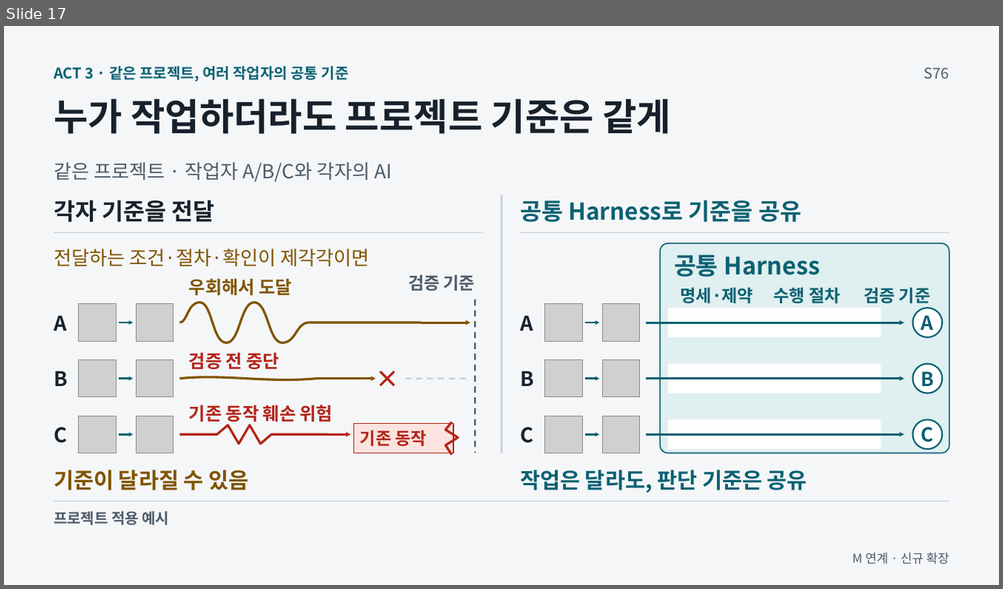
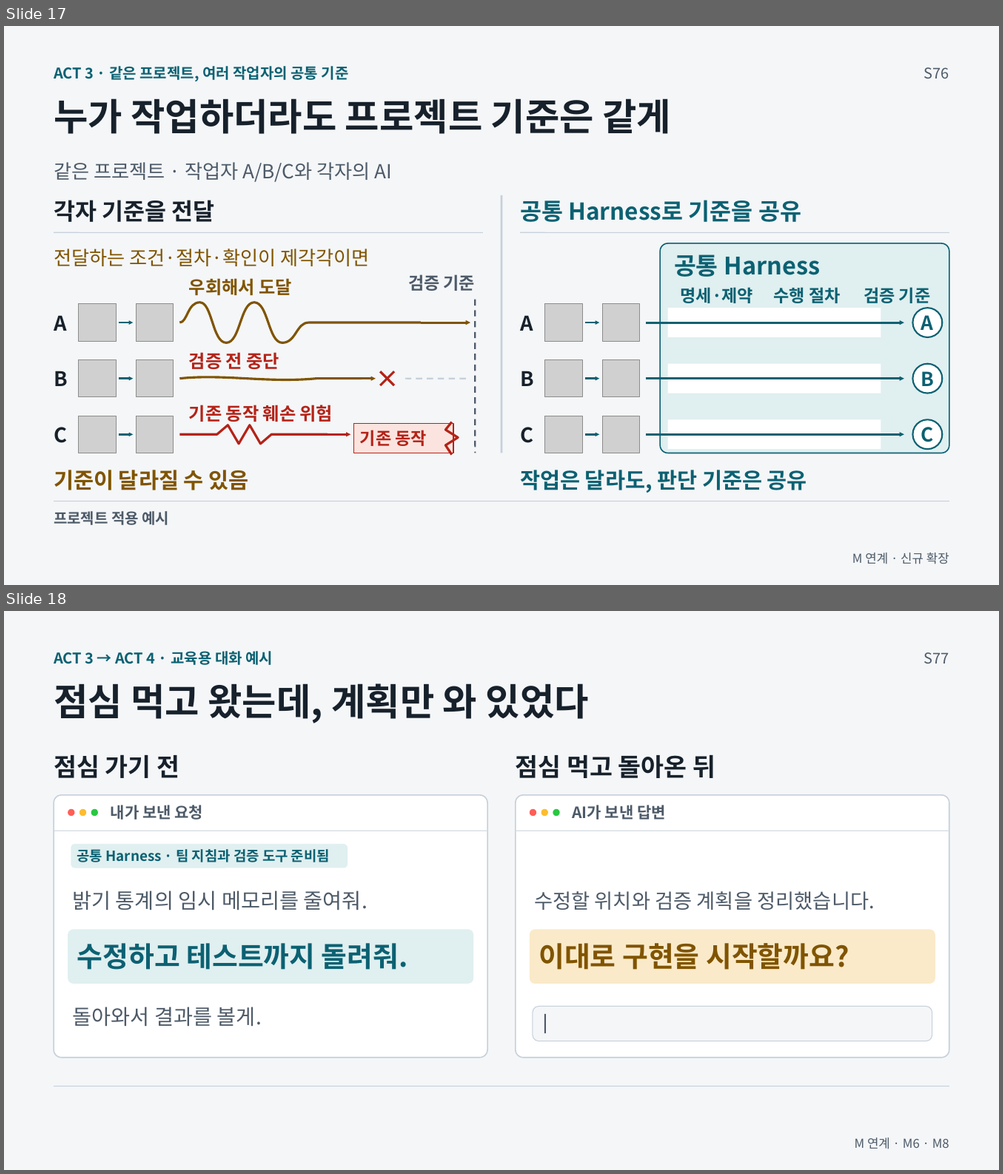
Before and after one commit to GideokKim/ai-dev-training, a slide deck: production/ACT_3.pptx. Shown one above the other, each under a label of ours: slide 17 before the commit, slides 17 and 18 after it. The pictures are 1003x589 and 1003x1174 pixels, drawn with LibreOffice and Linux fonts; fonts in the diff are those of the drawing; grey boxes stand for pictures. Boxes give left, top, right and bottom in pixels: in the first picture for what was removed or moved away, otherwise in the second. Text is boxed around its words. In the diff, an @@ line names an element or a change of style, - is before the commit and + after.

```diff
--- a/production/ACT_3.pptx
+++ b/production/ACT_3.pptx
@@ slide 18 added at <box>4,611,999,1170</box>, background #F4F6F8 @@
@@ text added at <box>54,651,273,665</box>, 14.2 pt, text #0B6172, bold @@
+ACT 3 → ACT 4 · 교육용 대화 예시
@@ text added at <box>924,652,949,664</box>, 14.2 pt, text #4D5A68 @@
+S77
@@ text added at <box>54,684,589,723</box>, 36 pt, text #17212B, bold @@
+점심 먹고 왔는데, 계획만 와 있었다
@@ text added at <box>54,755,179,778</box>, 24 pt, text #17212B, bold @@
+점심 가기 전
@@ text added at <box>515,755,715,778</box>, 24 pt, text #17212B, bold @@
+점심 먹고 돌아온 뒤
@@ rounded rectangle added at <box>54,795,487,1058</box>, fill #FFFFFF, outline #C7D0DA 1.13 pt @@
@@ ellipse added at <box>68,809,74,816</box>, fill #FF5F57 @@
@@ ellipse added at <box>79,809,86,816</box>, fill #FEBC2E @@
@@ ellipse added at <box>91,809,98,816</box>, fill #28C840 @@
@@ text added at <box>111,805,204,820</box>, 15 pt, text #4D5A68, bold @@
+내가 보낸 요청
@@ rounded rectangle added at <box>515,795,948,1058</box>, fill #FFFFFF, outline #C7D0DA 1.13 pt @@
@@ ellipse added at <box>529,809,536,816</box>, fill #FF5F57 @@
@@ ellipse added at <box>541,809,548,816</box>, fill #FEBC2E @@
@@ ellipse added at <box>552,809,559,816</box>, fill #28C840 @@
@@ text added at <box>572,805,666,820</box>, 15 pt, text #4D5A68, bold @@
+AI가 보낸 답변
@@ line added from (55, 831) to (486, 831), #C7D0DA 0.75 pt @@
@@ line added from (516, 831) to (948, 831), #C7D0DA 0.75 pt @@
@@ rounded rectangle added at <box>71,844,348,868</box>, fill #E0EFF0 @@
@@ text added at <box>77,849,330,863</box>, 13.5 pt, text #0B6172, bold @@
+공통 Harness · 팀 지침과 검증 도구 준비됨
@@ text added at <box>72,891,368,911</box>, 20.2 pt, text #4D5A68 @@
+밝기 통계의 임시 메모리를 줄여줘.
@@ text added at <box>534,891,874,910</box>, 19.5 pt, text #4D5A68 @@
+수정할 위치와 검증 계획을 정리했습니다.
@@ rounded rectangle added at <box>68,930,473,984</box>, fill #E0EFF0 @@
@@ text added at <box>77,943,407,970</box>, 27 pt, text #0B6172, bold @@
+수정하고 테스트까지 돌려줘.
@@ rounded rectangle added at <box>529,930,935,984</box>, fill #FAEAC9 @@
@@ text added at <box>538,943,848,970</box>, 27 pt, text #805400, bold @@
+이대로 구현을 시작할까요?
@@ text added at <box>72,1007,262,1027</box>, 20.2 pt, text #4D5A68 @@
+돌아와서 결과를 볼게.
@@ rounded rectangle added at <box>532,1006,931,1042</box>, fill #F4F6F8, outline #C7D0DA 0.75 pt @@
@@ rectangle added at <box>544,1014,546,1034</box>, fill #4D5A68 @@
@@ line added from (54, 1087) to (949, 1087), #C7D0DA 0.75 pt @@
@@ text added at <box>854,1138,949,1150</box>, 12 pt, text #4D5A68 @@
+M 연계 · M6 · M8
```
Also in this commit, not shown: 1 slide removed, 27 other files.
